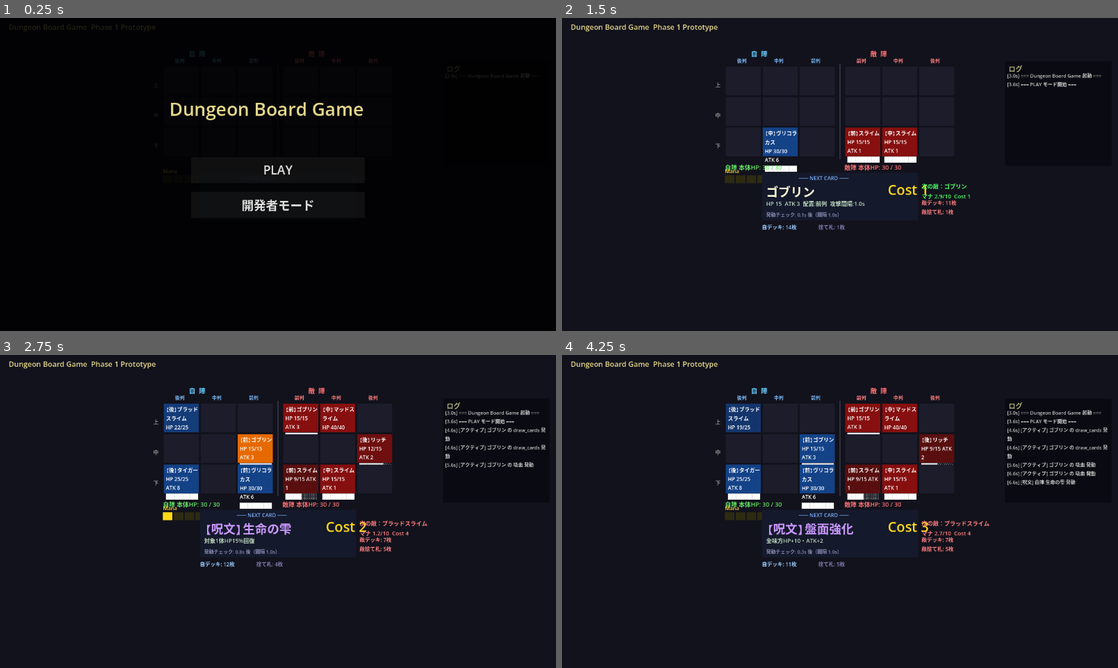
Above: before the commit, frames 1-4 (two rows, left to right).
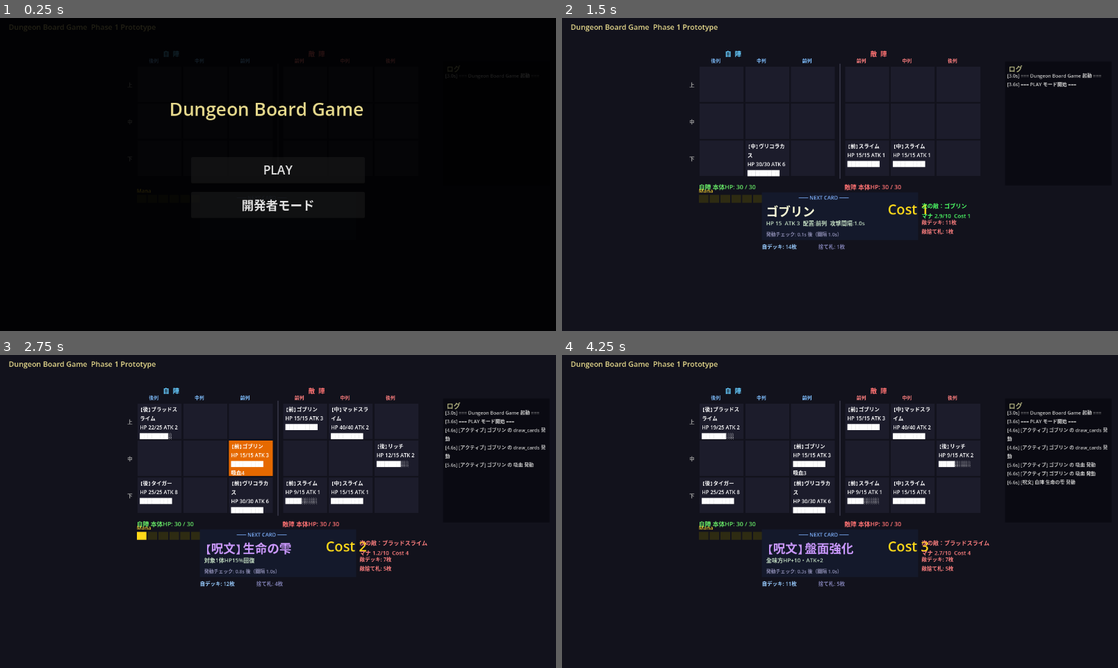
Above: after the commit, the same moments.

Repository: kazumak334-create/dungeon-board-game
Game: Godot game, scene res://scenes/Main.tscn
Two runs of this game, one before a commit and one after it. Both use one fixed random seed, a clock stepped at 60 frames per second and the inputs below.
Inputs (mouse positions are in pixels of both pictures, inside the frame that each line leads up to):
- Up to frame 1 (0.25 s): no input
- Up to frame 2 (1.5 s): click "PLAY" at 0.5 s; tap Enter at 1.25 s; move the mouse to (962, 158) at 1.27 s; click (962, 158) at 1.42 s
- Up to frame 3 (2.75 s): drag from (166, 527) to (250, 574) at 2.02 s
- Up to frame 4 (4.25 s): move the mouse to (895, 442) at 2.77 s; click (895, 442) at 2.92 s; tap Space at 3.5 s; drag from (812, 574) to (673, 464) at 3.52 s

The runs differ from the first frame. In frame 1, 0.1% of the frame differs, in the area x 24-71%, y 10-56%; in frame 2, 5.3%; in frame 3, 9.8%; in frame 4, 9.9%, in the area x 22-77%, y 10-74%.

Commit message:
fix: ユニットセル背景を透明に変更 + セルサイズ調整(105x85)
ユニット配置時の青/赤背景色を廃止し透明ベースに。
盤面効果の色が見えるように。スキル発動フラッシュは維持。
セルサイズを105x85に拡大（文字の可読性向上）。

Co-Authored-By: Claude Opus 4.6 (1M context) <noreply@anthropic.com>

Diff:
--- a/scripts/Main.gd
+++ b/scripts/Main.gd
@@ -10,8 +10,8 @@
 var EffectExecutorScript = null  # 遅延ロード（preloadだとコンパイル時にフリーズ）
 
 # ---- レイアウト定数 ----
-const CELL_W    := 85
-const CELL_H    := 70
+const CELL_W    := 105
+const CELL_H    := 85
 const BOARD_TOP := 110   # 盤面上端Y
 
 # 盤面X原点（画面中央を基準に左右対称）
@@ -695,14 +695,12 @@
 	var lbl:  Label     = cell_labels[side][r][c]
 	if unit != null:
 		var hp_ratio: float = float(unit.current_hp) / float(unit.max_hp)
-		# スキル発動フラッシュ or 通常色
+		# ユニットは透明（盤面効果の色を見せるため）。フラッシュ時のみ色あり
 		if skill_flash_timers[side][r][c] > 0.0:
 			var f: float = skill_flash_timers[side][r][c]
 			rect.color = Color(0.9, 0.75 * f + 0.1, 0.0)
-		elif side == 0:
-			rect.color = Color(0.08, 0.22 * hp_ratio + 0.04, 0.45 * hp_ratio + 0.08)
 		else:
-			rect.color = Color(0.45 * hp_ratio + 0.08, 0.06, 0.06)
+			rect.color = Color(0.11, 0.11, 0.17)  # 透明ベース
 		# 列マーカー
 		var col_mark: String
 		if side == 0:
